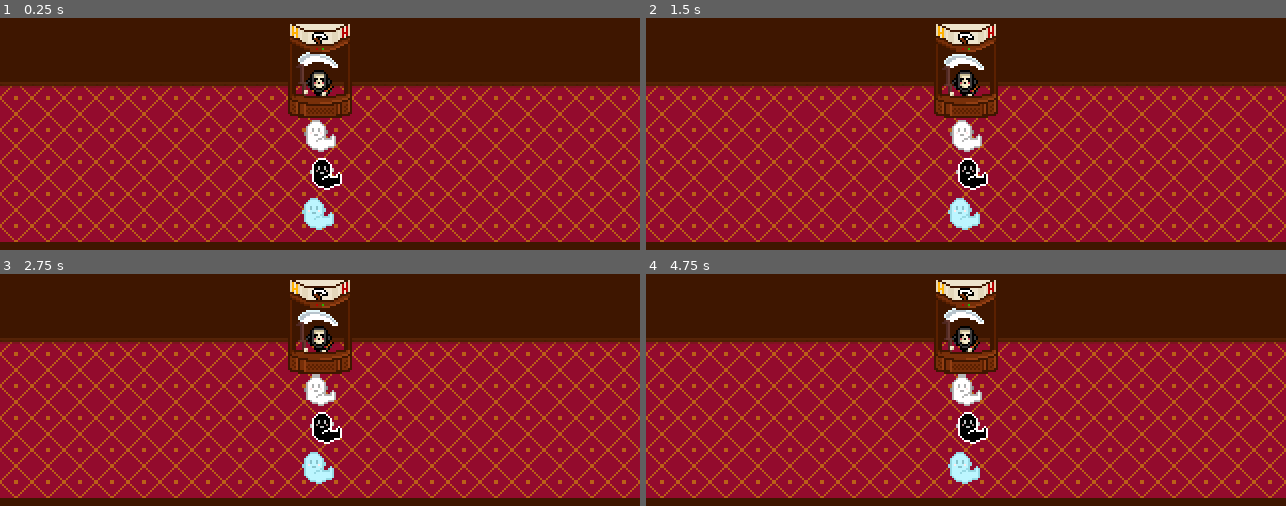
Above: before the commit, frames 1-4 (two rows, left to right).
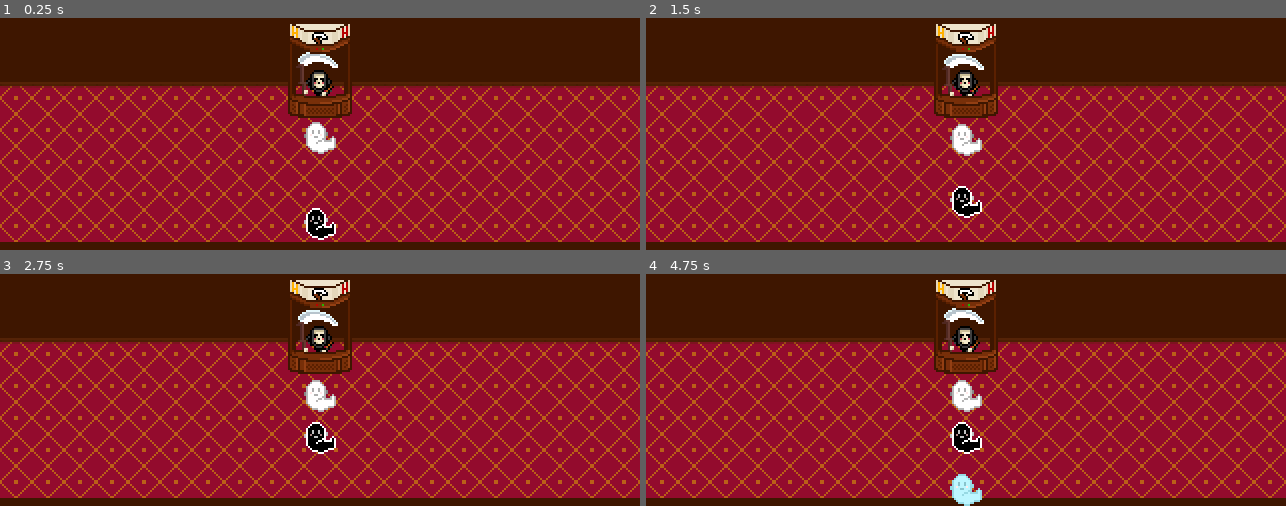
Above: after the commit, the same moments.

Repository: bean-jam/bean-jam-game-03
Game: Godot game, scene res://scenes/game.tscn
Two runs of this game, one before a commit and one after it. Both use one fixed random seed, a clock stepped at 60 frames per second and the inputs below.
Inputs:
- Up to frame 1 (0.25 s): no input
- Up to frame 2 (1.5 s): no input
- Up to frame 3 (2.75 s): no input
- Up to frame 4 (4.75 s): no input

The runs differ from the first frame. In frame 1, 1.3% of the frame differs, in the area x 47-54%, y 43-96%; in frame 2, 1.5%; in frame 3, 1.4%; in frame 4, 1.8%, in the area x 47-54%, y 43-100%.

Commit message:
Add a proper queuing system

Diff:
--- a/project.godot
+++ b/project.godot
@@ -21,6 +21,16 @@
 window/stretch/mode="viewport"
 window/stretch/scale_mode="integer"
 
+[global_group]
+
+ghosts=""
+booth=""
+
+[layer_names]
+
+2d_physics/layer_1="PhysicalLayer"
+2d_physics/layer_2="BoothInteraction"
+
 [rendering]
 
 textures/canvas_textures/default_texture_filter=0
--- a/scenes/black_ghost.tscn
+++ b/scenes/black_ghost.tscn
@@ -1,25 +1,65 @@
-[gd_scene load_steps=5 format=3 uid="uid://dm4hc3k5u5rph"]
+[gd_scene load_steps=7 format=3 uid="uid://dm4hc3k5u5rph"]
 
 [ext_resource type="Script" uid="uid://b4bhdek7j2s5n" path="res://scripts/Ghost.gd" id="1_s6bqc"]
 [ext_resource type="Texture2D" uid="uid://sk42rypo3lip" path="res://assets/sprites/GHOSTIE_01_BLACK.png" id="2_s6bqc"]
 
-[sub_resource type="RectangleShape2D" id="RectangleShape2D_s6bqc"]
-size = Vector2(10, 14)
+[sub_resource type="Animation" id="Animation_ab7dr"]
+length = 0.001
+tracks/0/type = "value"
+tracks/0/imported = false
+tracks/0/enabled = true
+tracks/0/path = NodePath("Sprite2D:position")
+tracks/0/interp = 1
+tracks/0/loop_wrap = true
+tracks/0/keys = {
+"times": PackedFloat32Array(0),
+"transitions": PackedFloat32Array(1),
+"update": 0,
+"values": [Vector2(0, 0)]
+}
 
-[sub_resource type="CircleShape2D" id="CircleShape2D_be46r"]
-radius = 4.0
+[sub_resource type="Animation" id="Animation_cbdei"]
+resource_name = "bobbing"
+loop_mode = 1
+tracks/0/type = "value"
+tracks/0/imported = false
+tracks/0/enabled = true
+tracks/0/path = NodePath("Sprite2D:position")
+tracks/0/interp = 1
+tracks/0/loop_wrap = true
+tracks/0/keys = {
+"times": PackedFloat32Array(0, 0.5),
+"transitions": PackedFloat32Array(1000000, 1000000),
+"update": 0,
+"values": [Vector2(0, 0), Vector2(0, 1)]
+}
+
+[sub_resource type="AnimationLibrary" id="AnimationLibrary_1x3pd"]
+_data = {
+&"RESET": SubResource("Animation_ab7dr"),
+&"bobbing": SubResource("Animation_cbdei")
+}
+
+[sub_resource type="CircleShape2D" id="CircleShape2D_cbdei"]
 
 [node name="BlackGhost" type="CharacterBody2D"]
 motion_mode = 1
 script = ExtResource("1_s6bqc")
+metadata/_custom_type_script = "uid://b4bhdek7j2s5n"
 
 [node name="Sprite2D" type="Sprite2D" parent="."]
 texture = ExtResource("2_s6bqc")
 
-[node name="QueueShape" type="CollisionShape2D" parent="."]
-position = Vector2(-2, 6)
-shape = SubResource("RectangleShape2D_s6bqc")
+[node name="AnimationPlayer" type="AnimationPlayer" parent="Sprite2D"]
+root_node = NodePath("../..")
+libraries = {
+&"": SubResource("AnimationLibrary_1x3pd")
+}
+autoplay = "bobbing"
+speed_scale = 1.1
 
-[node name="InteractShape" type="CollisionShape2D" parent="."]
-position = Vector2(-2, -8)
-shape = SubResource("CircleShape2D_be46r")
+[node name="Body" type="CollisionShape2D" parent="."]
+shape = SubResource("CircleShape2D_cbdei")
+
+[node name="InteractionRaycast" type="RayCast2D" parent="."]
+target_position = Vector2(0, -12)
--- a/scenes/blue_ghost.tscn
+++ b/scenes/blue_ghost.tscn
@@ -1,25 +1,65 @@
-[gd_scene load_steps=5 format=3 uid="uid://c27fctxw2d8sn"]
+[gd_scene load_steps=7 format=3 uid="uid://c27fctxw2d8sn"]
 
 [ext_resource type="Script" uid="uid://b4bhdek7j2s5n" path="res://scripts/Ghost.gd" id="1_tci14"]
 [ext_resource type="Texture2D" uid="uid://i4wxiie7k5p3" path="res://assets/sprites/GHOSTIE_01_BLUE.png" id="2_tci14"]
 
-[sub_resource type="RectangleShape2D" id="RectangleShape2D_tci14"]
-size = Vector2(10, 14)
+[sub_resource type="Animation" id="Animation_ab7dr"]
+length = 0.001
+tracks/0/type = "value"
+tracks/0/imported = false
+tracks/0/enabled = true
+tracks/0/path = NodePath("Sprite2D:position")
+tracks/0/interp = 1
+tracks/0/loop_wrap = true
+tracks/0/keys = {
+"times": PackedFloat32Array(0),
+"transitions": PackedFloat32Array(1),
+"update": 0,
+"values": [Vector2(0, 0)]
+}
+
+[sub_resource type="Animation" id="Animation_cbdei"]
+resource_name = "bobbing"
+loop_mode = 1
+tracks/0/type = "value"
+tracks/0/imported = false
+tracks/0/enabled = true
+tracks/0/path = NodePath("Sprite2D:position")
+tracks/0/interp = 1
+tracks/0/loop_wrap = true
+tracks/0/keys = {
+"times": PackedFloat32Array(0, 0.5),
+"transitions": PackedFloat32Array(1000000, 1000000),
+"update": 0,
+"values": [Vector2(0, 0), Vector2(0, 1)]
+}
+
+[sub_resource type="AnimationLibrary" id="AnimationLibrary_1x3pd"]
+_data = {
+&"RESET": SubResource("Animation_ab7dr"),
+&"bobbing": SubResource("Animation_cbdei")
+}
 
 [sub_resource type="CircleShape2D" id="CircleShape2D_be46r"]
-radius = 4.0
 
 [node name="BlueGhost" type="CharacterBody2D"]
 motion_mode = 1
 script = ExtResource("1_tci14")
+metadata/_custom_type_script = "uid://b4bhdek7j2s5n"
 
 [node name="Sprite2D" type="Sprite2D" parent="."]
 texture = ExtResource("2_tci14")
 
-[node name="QueueShape" type="CollisionShape2D" parent="."]
-position = Vector2(-2, 6)
-shape = SubResource("RectangleShape2D_tci14")
+[node name="AnimationPlayer" type="AnimationPlayer" parent="Sprite2D"]
+root_node = NodePath("../..")
+libraries = {
+&"": SubResource("AnimationLibrary_1x3pd")
+}
+autoplay = "bobbing"
+speed_scale = 0.9
 
-[node name="InteractShape" type="CollisionShape2D" parent="."]
-position = Vector2(-2, -8)
+[node name="Body" type="CollisionShape2D" parent="."]
 shape = SubResource("CircleShape2D_be46r")
+
+[node name="InteractionRaycast" type="RayCast2D" parent="."]
+target_position = Vector2(0, -12)
--- a/scenes/booth.tscn
+++ b/scenes/booth.tscn
@@ -1,8 +1,15 @@
-[gd_scene load_steps=2 format=3 uid="uid://ngi2xuktgc7n"]
+[gd_scene load_steps=3 format=3 uid="uid://ngi2xuktgc7n"]
 
 [ext_resource type="Texture2D" uid="uid://bevgygjno8hpq" path="res://assets/objects/HELLNAHENVIRO_BOX 2.png" id="1_p2u3i"]
 
-[node name="Booth" type="Node2D"]
+[sub_resource type="RectangleShape2D" id="RectangleShape2D_p2u3i"]
+size = Vector2(30, 47)
+
+[node name="Booth" type="StaticBody2D" groups=["booth"]]
 
 [node name="Sprite2D" type="Sprite2D" parent="."]
 texture = ExtResource("1_p2u3i")
+
+[node name="CollisionShape2D" type="CollisionShape2D" parent="."]
+position = Vector2(0, 0.5)
+shape = SubResource("RectangleShape2D_p2u3i")
--- a/scenes/game.tscn
+++ b/scenes/game.tscn
@@ -16,6 +16,7 @@
 
 [node name="Player" parent="." instance=ExtResource("1_uwrxv")]
 position = Vector2(160, 95)
+motion_mode = 1
 
 [node name="Booth" parent="." instance=ExtResource("6_p57ef")]
 position = Vector2(160, 90)
@@ -24,7 +25,16 @@
 position = Vector2(160, 123)
 
 [node name="BlackGhost" parent="." instance=ExtResource("4_iywne")]
-position = Vector2(163, 142)
+position = Vector2(160, 438)
 
 [node name="BlueGhost" parent="." instance=ExtResource("5_p57ef")]
-position = Vector2(159, 162)
+position = Vector2(160, 362)
+
+[node name="WhiteGhost2" parent="." instance=ExtResource("3_lnu2h")]
+position = Vector2(160, 283)
+
+[node name="BlackGhost2" parent="." instance=ExtResource("4_iywne")]
+position = Vector2(160, 170)
+
+[node name="BlueGhost2" parent="." instance=ExtResource("5_p57ef")]
+position = Vector2(160, 220)
--- a/scenes/white_ghost.tscn
+++ b/scenes/white_ghost.tscn
@@ -1,25 +1,64 @@
-[gd_scene load_steps=5 format=3 uid="uid://dyvna0fwiginy"]
+[gd_scene load_steps=7 format=3 uid="uid://dyvna0fwiginy"]
 
 [ext_resource type="Texture2D" uid="uid://bgh8pmugtm1sk" path="res://assets/sprites/GHOSTIE_01_WHITE.png" id="1_ih68r"]
 [ext_resource type="Script" uid="uid://b4bhdek7j2s5n" path="res://scripts/Ghost.gd" id="1_tcm3n"]
 
-[sub_resource type="RectangleShape2D" id="RectangleShape2D_tcm3n"]
-size = Vector2(10, 14)
+[sub_resource type="Animation" id="Animation_ab7dr"]
+length = 0.001
+tracks/0/type = "value"
+tracks/0/imported = false
+tracks/0/enabled = true
+tracks/0/path = NodePath("Sprite2D:position")
+tracks/0/interp = 1
+tracks/0/loop_wrap = true
+tracks/0/keys = {
+"times": PackedFloat32Array(0),
+"transitions": PackedFloat32Array(1),
+"update": 0,
+"values": [Vector2(0, 0)]
+}
 
-[sub_resource type="CircleShape2D" id="CircleShape2D_be46r"]
-radius = 4.0
+[sub_resource type="Animation" id="Animation_cbdei"]
+resource_name = "bobbing"
+loop_mode = 1
+tracks/0/type = "value"
+tracks/0/imported = false
+tracks/0/enabled = true
+tracks/0/path = NodePath("Sprite2D:position")
+tracks/0/interp = 1
+tracks/0/loop_wrap = true
+tracks/0/keys = {
+"times": PackedFloat32Array(0, 0.5),
+"transitions": PackedFloat32Array(1000000, 1000000),
+"update": 0,
+"values": [Vector2(0, 0), Vector2(0, 1)]
+}
+
+[sub_resource type="AnimationLibrary" id="AnimationLibrary_1x3pd"]
+_data = {
+&"RESET": SubResource("Animation_ab7dr"),
+&"bobbing": SubResource("Animation_cbdei")
+}
+
+[sub_resource type="CircleShape2D" id="CircleShape2D_n2dve"]
 
 [node name="WhiteGhost" type="CharacterBody2D"]
 motion_mode = 1
 script = ExtResource("1_tcm3n")
+metadata/_custom_type_script = "uid://b4bhdek7j2s5n"
 
 [node name="Sprite2D" type="Sprite2D" parent="."]
 texture = ExtResource("1_ih68r")
 
-[node name="QueueShape" type="CollisionShape2D" parent="."]
-position = Vector2(-2, 6)
-shape = SubResource("RectangleShape2D_tcm3n")
+[node name="AnimationPlayer" type="AnimationPlayer" parent="Sprite2D"]
+root_node = NodePath("../..")
+libraries = {
+&"": SubResource("AnimationLibrary_1x3pd")
+}
+autoplay = "bobbing"
 
-[node name="InteractShape" type="CollisionShape2D" parent="."]
-position = Vector2(-2, -8)
-shape = SubResource("CircleShape2D_be46r")
+[node name="Body" type="CollisionShape2D" parent="."]
+shape = SubResource("CircleShape2D_n2dve")
+
+[node name="InteractionRaycast" type="RayCast2D" parent="."]
+target_position = Vector2(0, -12)
--- a/scripts/Ghost.gd
+++ b/scripts/Ghost.gd
@@ -2,16 +2,49 @@
 class_name Ghost
 ## The base script for all ghost characters
 
-var tween = create_tween()
+## Adjust the speed the ghosts move in the queue
+@export var movement_speed: float = 10.0
+
+## Used to set speed back to movement speed after every stop.
+var speed = movement_speed
+
+## The forward raycast to detect collisions
+@onready var ray: RayCast2D = $InteractionRaycast
+
+## This signal checks whether the booth has been touched.
+## Will be moved to the global signal bus eventually.
+signal booth_touched(ghost: Node)
 
 func _ready():
-	# Start the initial bobbing loop
-	bob_up_down()
+	randomize()
+	add_to_group("ghosts")
+	booth_touched.connect(_on_booth_touched)
 
-func bob_up_down():
-	# Set the tween to loop
-	tween.set_loops()
-	# Move up
-	tween.tween_property(self, "position:y", position.y - 1, 1)
-	# Chain the down movement
-	tween.tween_property(self, "position:y", position.y + 1, 1)
+## Temporary disappearing to test queueing
+func _on_booth_touched(ghost):
+	await get_tree().create_timer(5.0).timeout
+	queue_free()
+
+## This is the queue physics and movement.
+## The ghosts stop when they reach the desk or the next ghost in line
+func _physics_process(delta: float) -> void:
+	if ray.is_colliding():
+		var collider = ray.get_collider()
+		if not collider:
+			return
+
+		# If it's the booth, emit the signal and stop
+		if collider.is_in_group("booth"):
+			booth_touched.emit(self)
+			speed = 0.0
+			return
+
+		# Otherwise, stop if it's another ghost
+		if collider.is_in_group("ghosts"):
+			speed = 0.0
+			return
+
+	# no blocking object ahead -> keep moving
+	speed = movement_speed
+	velocity = Vector2(0, -1) * speed
+	move_and_slide()
Not shown, changed: NOTES.md
